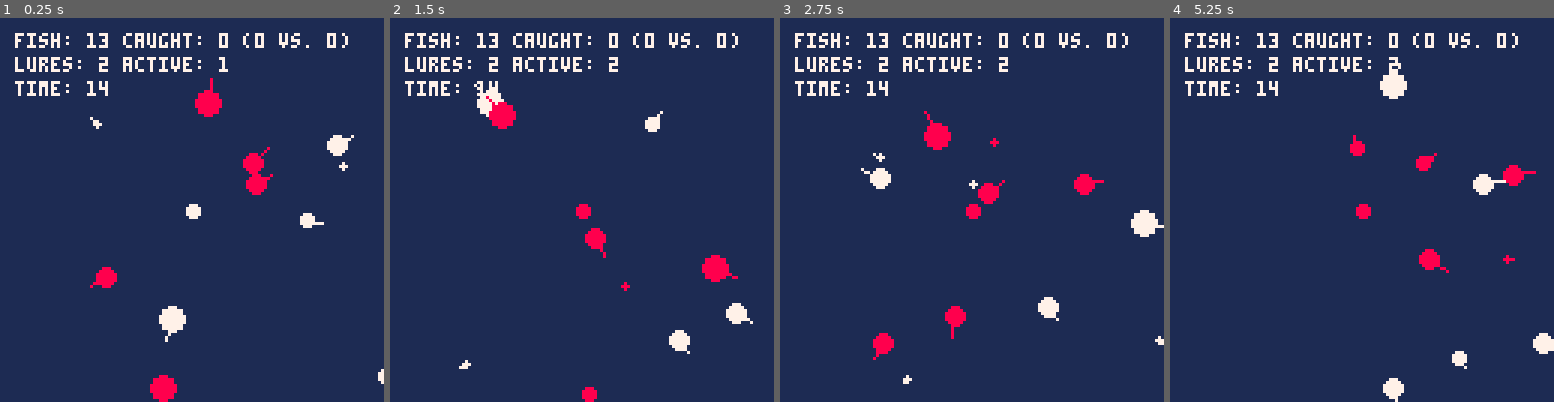
Above: before the commit, frames 1-4 (left to right).
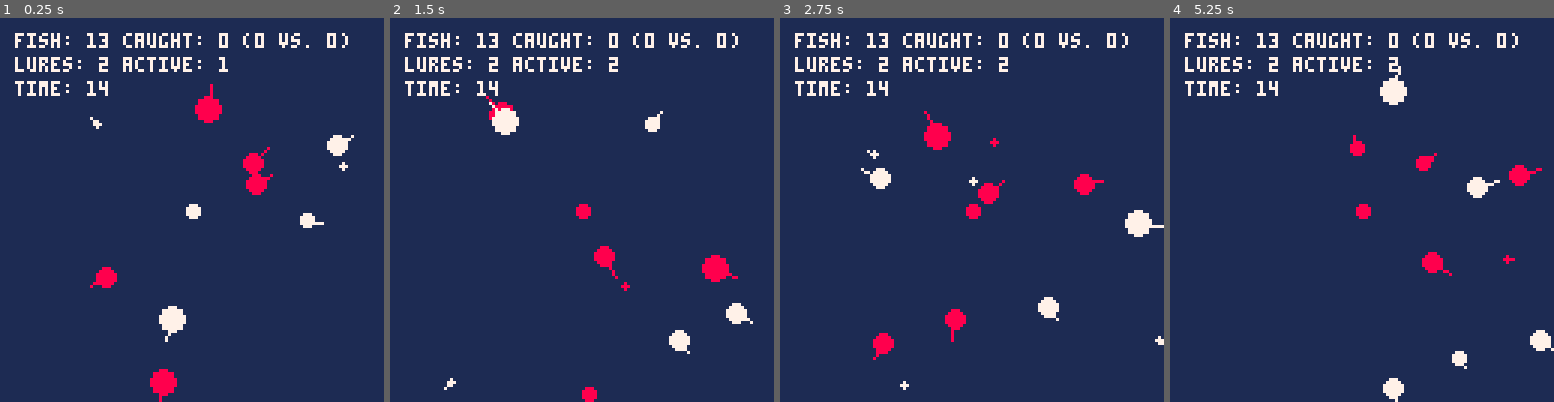
Above: after the commit, the same moments.

Repository: millwardesque/pico-fish-v2
Game: PICO-8 cartridge fish2.p8
The game is run twice, just before and just after one commit, with the same random seed, the same clock (stepped at 60 frames per second) and the same inputs.
Inputs:
- Up to frame 1 (0.25 s): no input
- Up to frame 2 (1.5 s): tap O (Z key) at 0.7 s
- Up to frame 3 (2.75 s): hold Right 1.6-2.1 s; tap O (Z key) at 1.7, 2.1, 2.5 s; hold Up 2.15-2.42 s; hold Right from 2.47 s (still down)
- Up to frame 4 (5.25 s): tap O (Z key) every 0.4 s from 2.9 to 4.9 s; release Right at 3.03 s; hold Left 3.08-3.58 s; hold Down 3.63-3.97 s; hold Right 4.02-4.68 s; hold Up 4.73-5.03 s; hold Left from 5.08 s (still down)

The runs differ from the first frame. In frame 1, 0.5% of the frame differs, in the area x 39-100%, y 15-100%; in frame 2, 1.2%, in the area x 14-60%, y 17-97%; in frame 3, 0.4%; in frame 4, 0.8%.

Commit message:
Big fish move slower

Diff:
--- a/fish2.p8
+++ b/fish2.p8
@@ -278,7 +278,6 @@
 end
 package._c["fish"]=function()
 game_obj = require('game_obj')
-log = require('log')
 renderer = require('renderer')
 v2 = require('v2')
 
@@ -291,6 +290,12 @@
         f.length = size
         f.size = size
         f.colour = colour
+
+        if f.size >= 7 then
+            f.speed *= 0.75
+        elseif f.size < 3 then
+            f.speed *= 1.25
+        end
 
         renderer.attach(f, 0)
         f.renderable.render = function(r, x, y)
--- a/src/fish.lua
+++ b/src/fish.lua
@@ -11,6 +11,12 @@
         f.length = size
         f.size = size
         f.colour = colour
+
+        if f.size >= 7 then
+            f.speed *= 0.75
+        elseif f.size < 3 then
+            f.speed *= 1.25
+        end
 
         renderer.attach(f, 0)
         f.renderable.render = function(r, x, y)
Not shown, changed: debug.log.p8l
Not shown, changed: plan.txt
